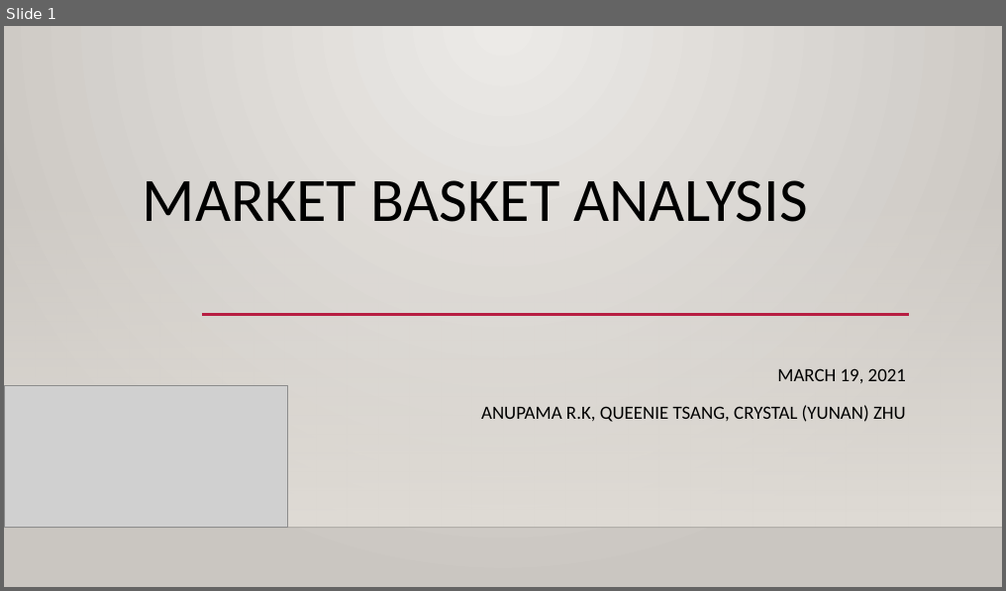
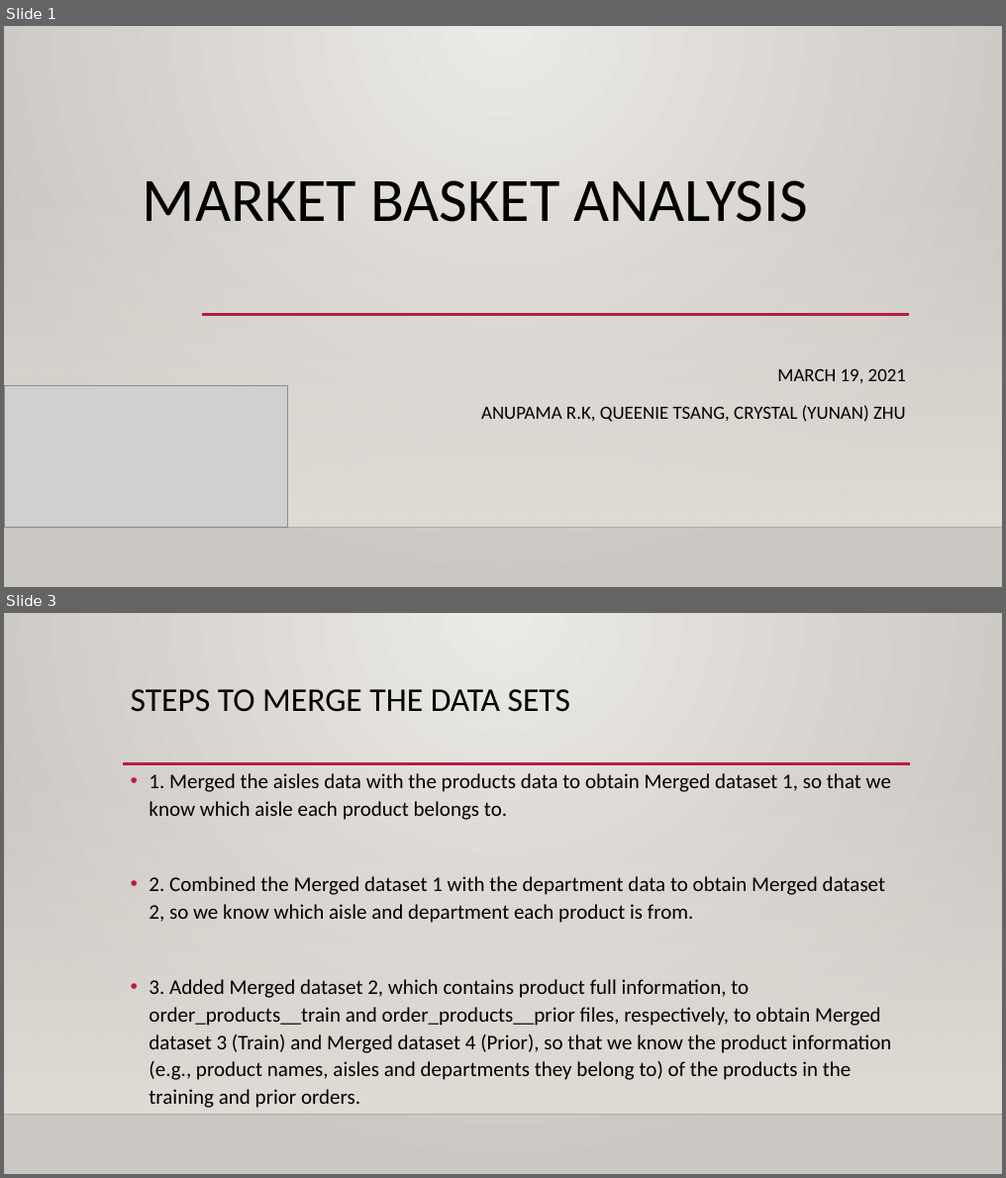
Before and after one commit to ML1000-GroupB/Project, a slide deck: Market Basket Analysis.pptx. Shown one above the other, each under a label of ours: slide 1 before the commit, slides 1 and 3 after it; the slides between them are not shown. The pictures are 1006x591 and 1006x1178 pixels, drawn with LibreOffice and Linux fonts; fonts in the diff are those of the drawing; grey boxes stand for pictures; background and template pictures are left out. Boxes give left, top, right and bottom in pixels: in the first picture for what was removed or moved away, otherwise in the second. Text is boxed around its words. In the diff, an @@ line names an element or a change of style, - is before the commit and + after.

```diff
--- a/Market Basket Analysis.pptx
+++ b/Market Basket Analysis.pptx
@@ slide 3 added at (4,613,1002,1174), background gradient #ECEAE7 to #CAC7C1; not listed: 2 template elements that a slide beside it also shows @@
@@ title added at (131,689,571,712), 32 pt, text #000000 @@
+STEPS TO MERGE THE DATA SETS
@@ line added from (123, 764) to (910, 764), #B71E42 2.5 pt @@
@@ text added at (149,773,892,1108), 20 pt, text #000000 @@
+• 1. Merged the aisles data with the products data to obtain Merged dataset 1, so that we know which aisle each product belongs to.
+• 2. Combined the Merged dataset 1 with the department data to obtain Merged dataset 2, so we know which aisle and department each product is from.
+• 3. Added Merged dataset 2, which contains product full information, to order_products__train and order_products__prior files, respectively, to obtain Merged dataset 3 (Train) and Merged dataset 4 (Prior), so that we know the product information (e.g., product names, aisles and departments they belong to) of the products in the training and prior orders.
```
Also in this commit, not shown: 3 slides changed, 2 other slides added, 1 slide removed.
